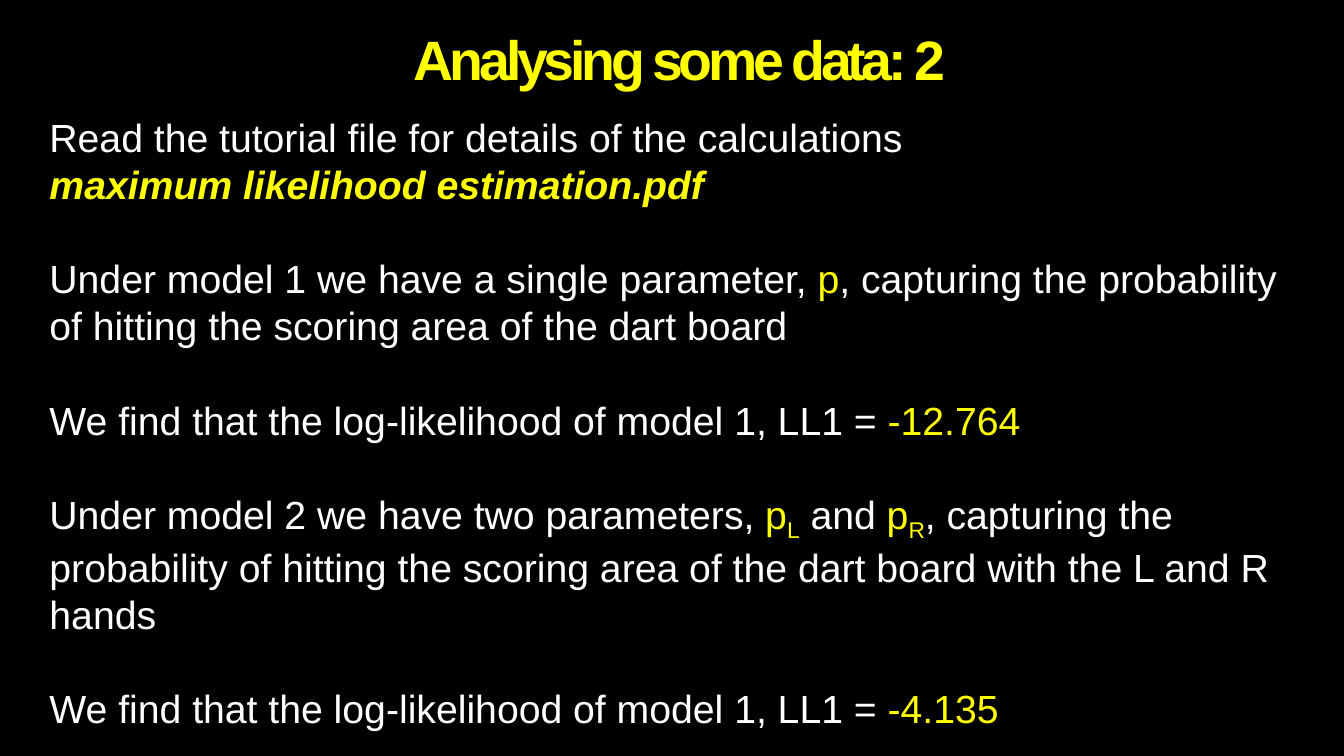
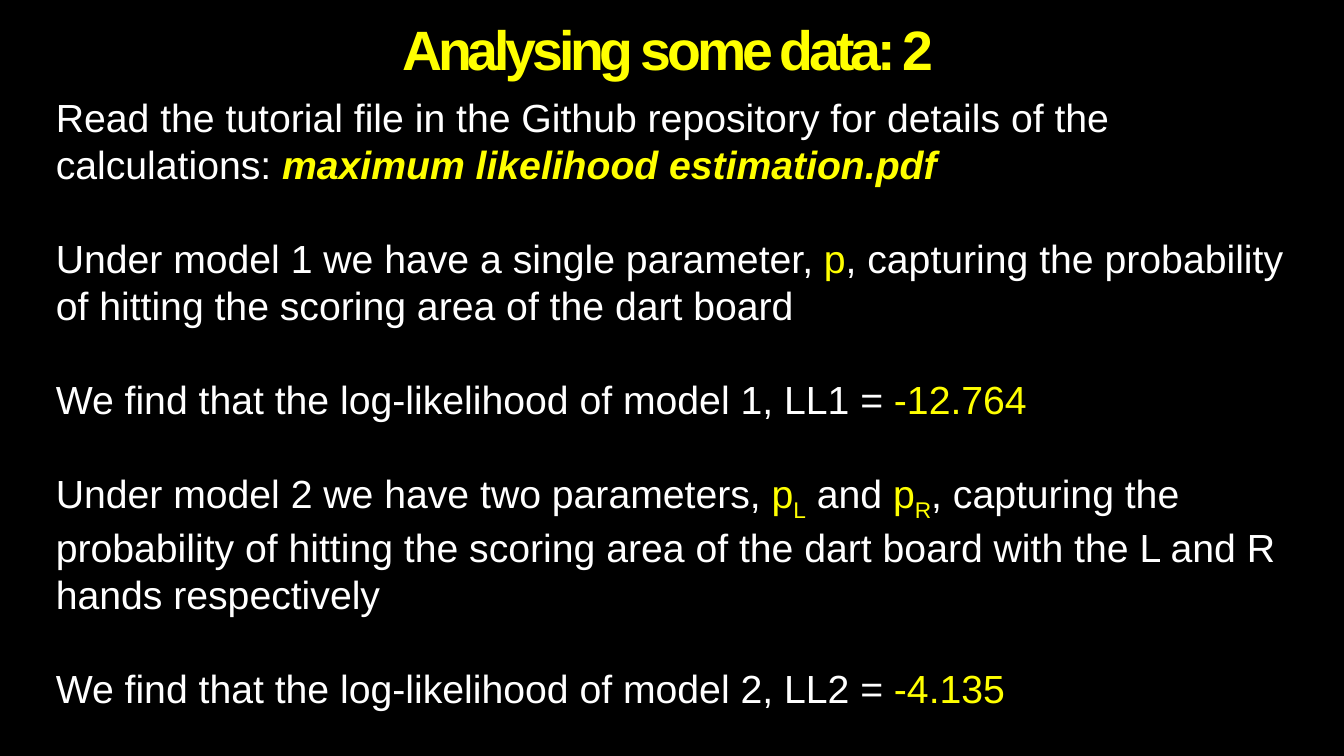
Before and after one commit to Alan-Pickering/Bayesian-data-analysis-teaching, a slide deck: slide 13 of Bayesian Data Analysis Part 2.pptx (slide 12 before the commit). Drawn at 1344x756 pixels with LibreOffice and Linux fonts; fonts in the diff are those of the drawing; background and template pictures are left out. Boxes give left, top, right and bottom in pixels: in the first picture for what was removed or moved away, otherwise in the second. Text is boxed around its words. In the diff, an @@ line names an element or a change of style, - is before the commit and + after.

```diff
--- a/Bayesian Data Analysis Part 2.pptx
+++ b/Bayesian Data Analysis Part 2.pptx
@@ title "Analysing some data: 2": place and size @@
-title "Analysing some data: 2" at (414, 39, 945, 90)
+title "Analysing some data: 2" at (403, 29, 934, 80)
@@ text "Read the tutorial file in ...": place and size @@
-text "Read the tutorial file in ..." at (49, 123, 1277, 731)
+text "Read the tutorial file in ..." at (56, 103, 1284, 711)
@@ text at (56, 103, 1109, 187): text changed @@
-Read the tutorial file for details of the calculations
-maximum likelihood estimation.pdf
+Read the tutorial file in the Github repository for details of the calculations: maximum likelihood estimation.pdf
@@ text at (56, 479, 1275, 711): text changed @@
-Under model 2 we have two parameters, pL and pR, capturing the probability of hitting the scoring area of the dart board with the L and R hands
-We find that the log-likelihood of model 1, LL1 = -4.135
+Under model 2 we have two parameters, pL and pR, capturing the probability of hitting the scoring area of the dart board with the L and R hands respectively
+We find that the log-likelihood of model 2, LL2 = -4.135
```
Also in this commit, not shown: 8 other slides changed, 2 slides added.
